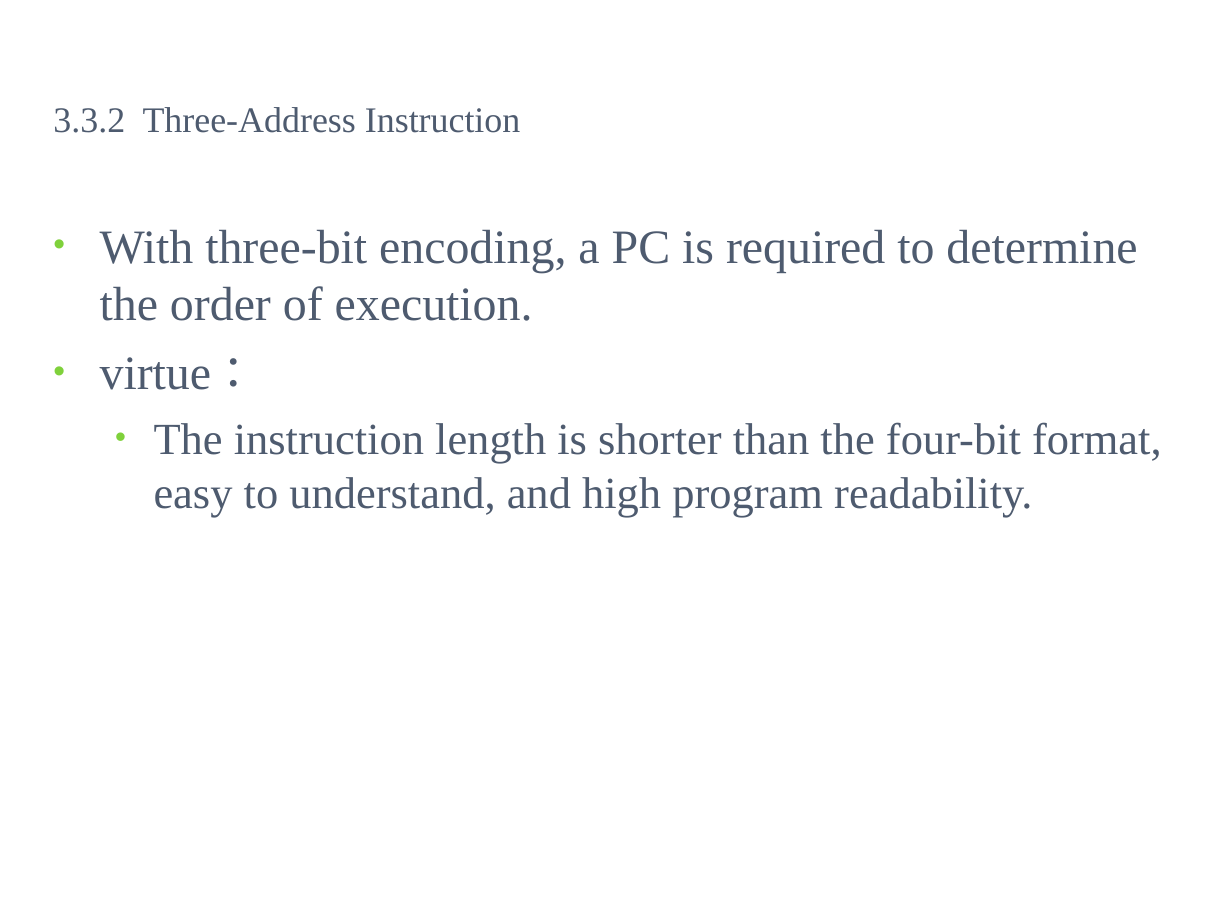
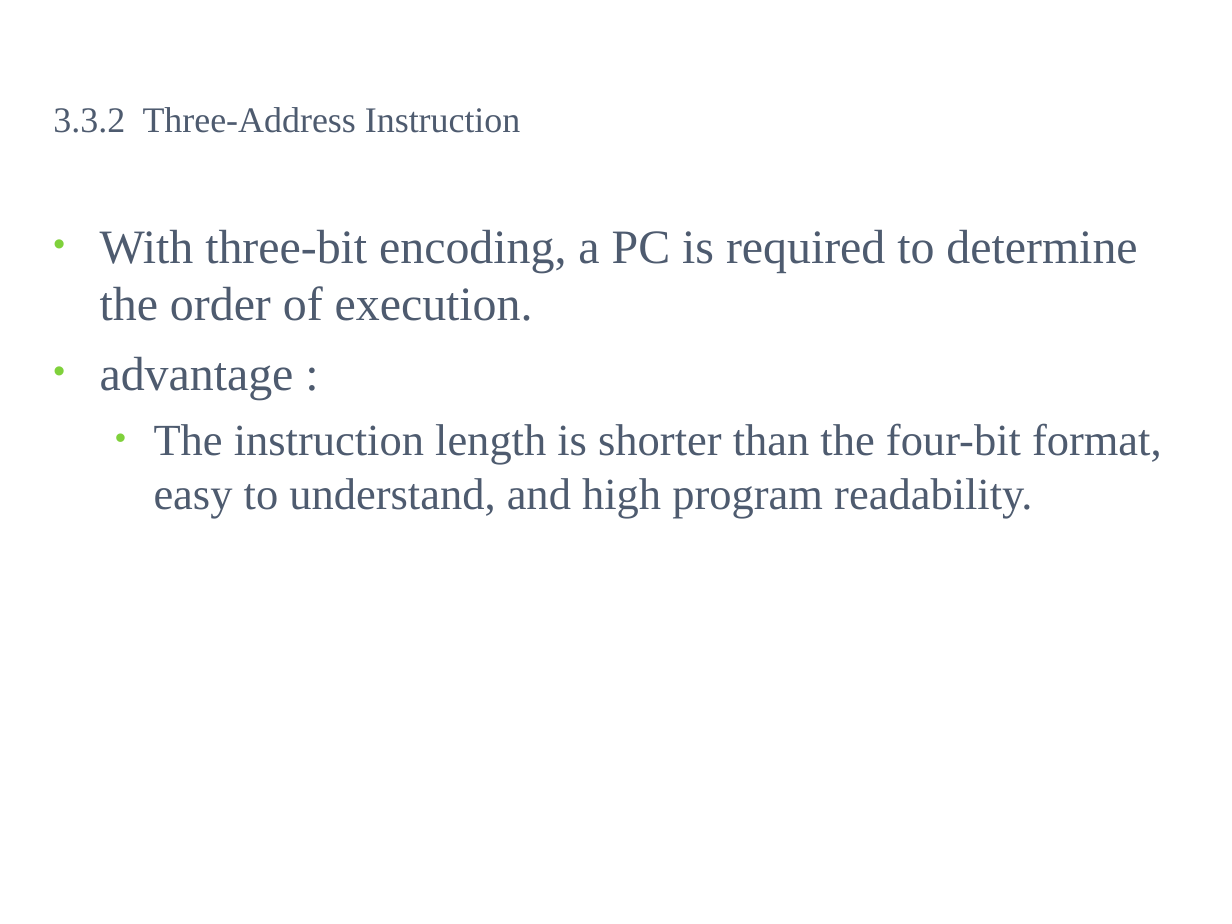
Before and after one commit to kevincdj3269-hash/CLASS-Comptuer-Architecture-, a slide deck: slide 36 of Course/ch03.ppt. Drawn at 1232x924 pixels with LibreOffice and Linux fonts; fonts in the diff are those of the drawing; background and template pictures are left out. Boxes give left, top, right and bottom in pixels: in the first picture for what was removed or moved away, otherwise in the second. Text is boxed around its words. In the diff, an @@ line names an element or a change of style, - is before the commit and + after.

```diff
--- a/Course/ch03.ppt
+++ b/Course/ch03.ppt
@@ text at (100, 356, 294, 400): text changed @@
-• virtue：
+• advantage :
```
Also in this commit, not shown: 41 other slides changed.
